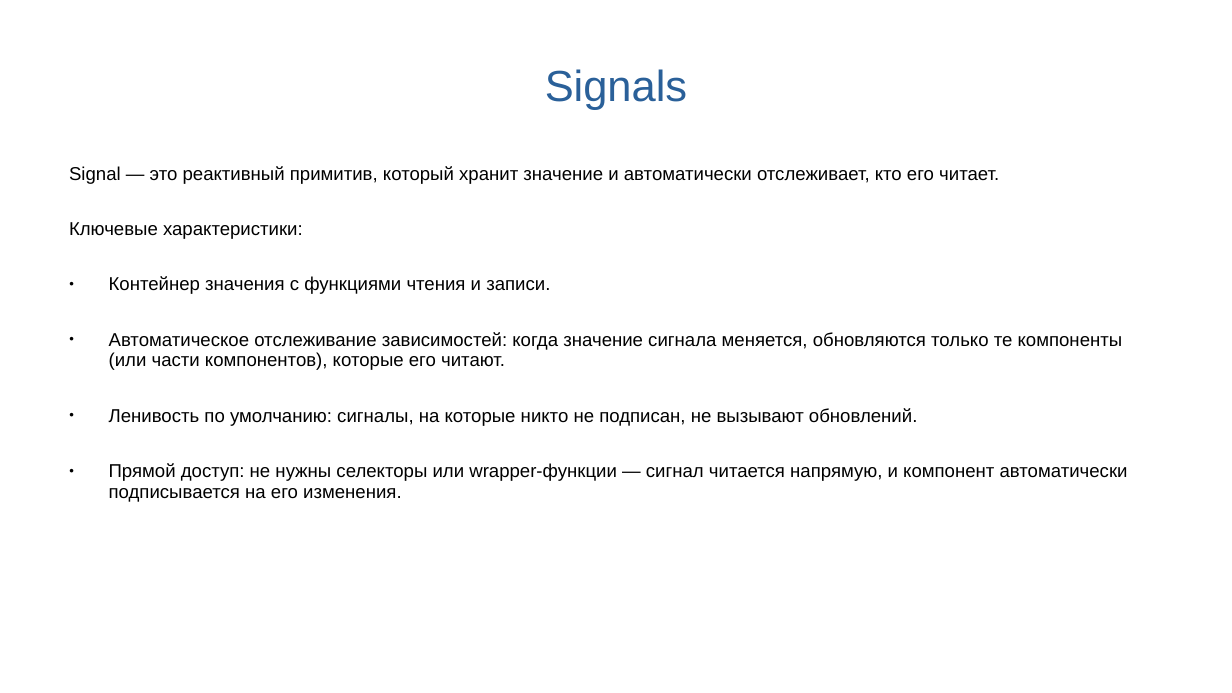
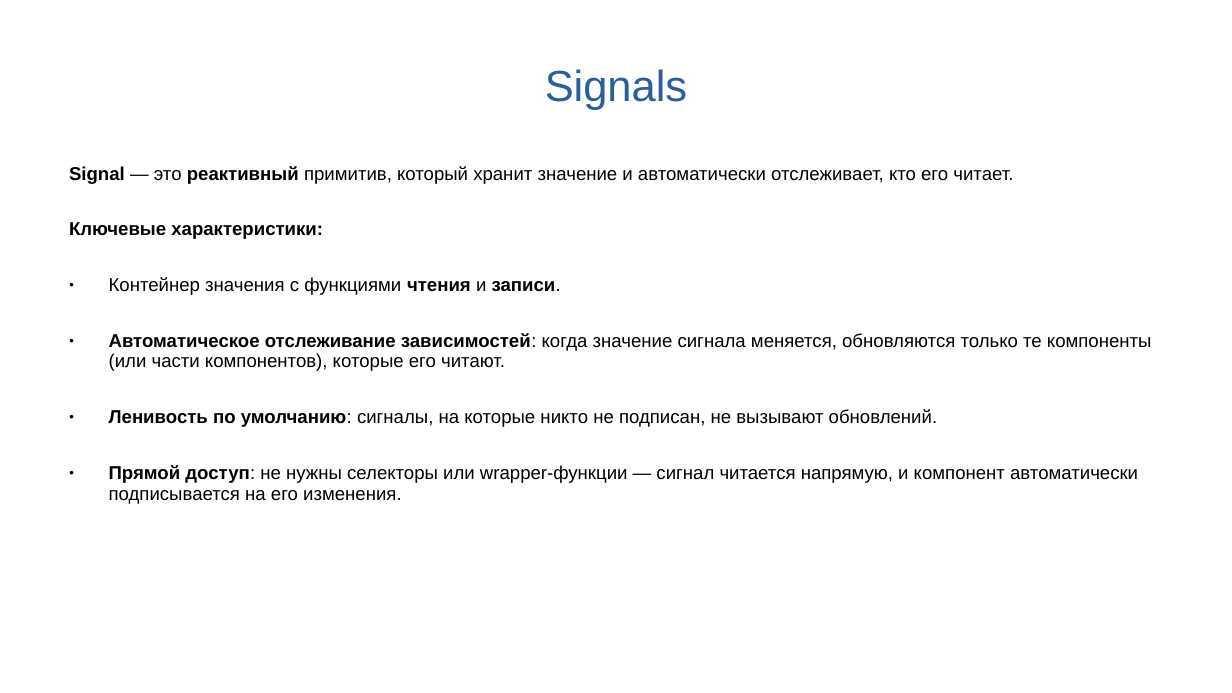
Before and after one commit to uzambara/react-signals, a slide deck: slide 3 of Преза/Преза.ppt. Drawn at 1232x693 pixels with LibreOffice and Linux fonts; fonts in the diff are those of the drawing. Boxes give left, top, right and bottom in pixels: in the first picture for what was removed or moved away, otherwise in the second. Text is boxed around its words. In the diff, an @@ line names an element or a change of style, - is before the commit and + after.

```diff
--- a/Преза/Преза.ppt
+++ b/Преза/Преза.ppt
@@ text "Signal — это реактивный примитив, ..." at [69,166,1152,504]: bold on in "Signal реактивный", "Ключевые характеристики:", "чтения записи.", "Автоматическое отслеживание зависимостей:" and 2 more places @@
```
Also in this commit, not shown: 2 other slides changed, 2 slides added, 16 other files.
